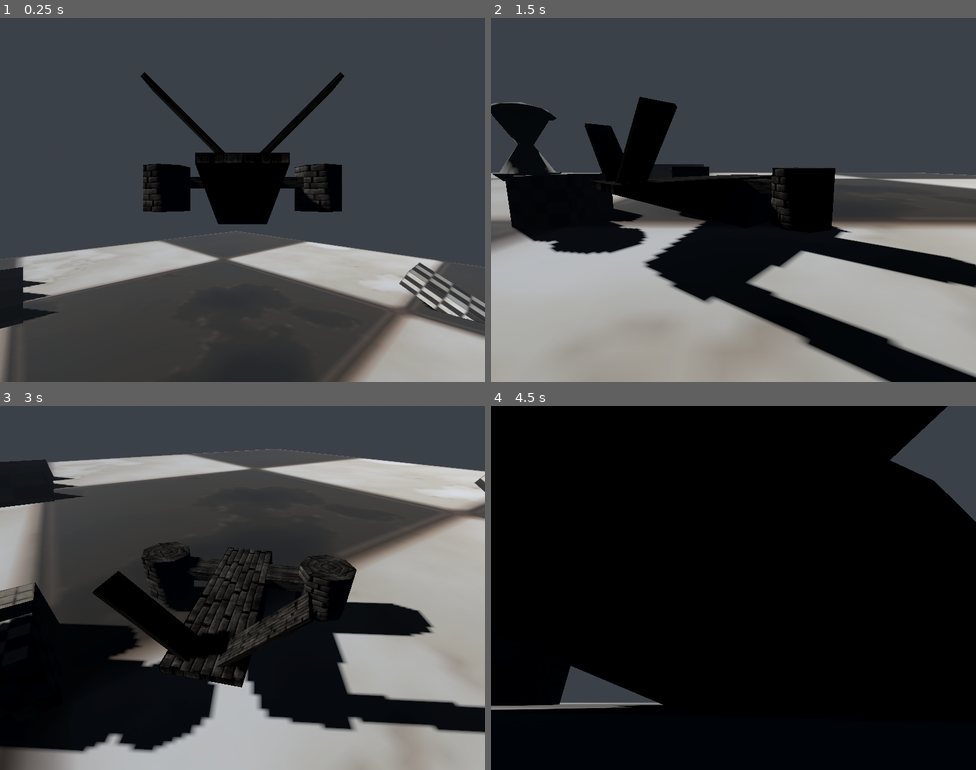
Above: before the commit, frames 1-4 (two rows, left to right).
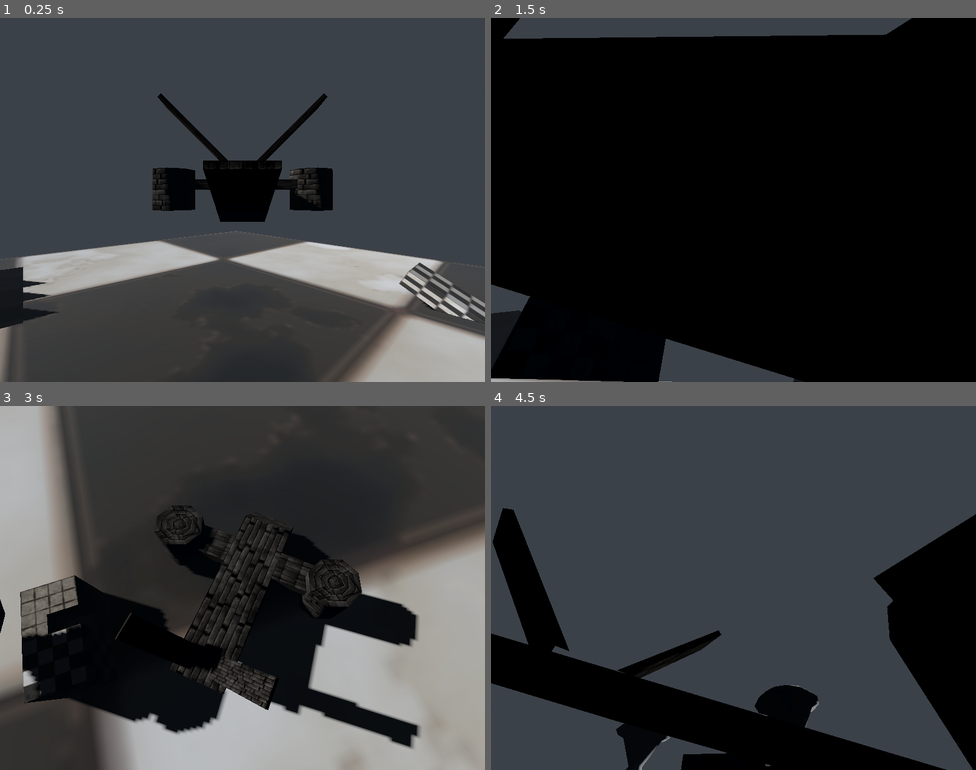
Above: after the commit, the same moments.

Repository: IzalithSky/vimana
Game: Godot game, scene res://scenes/world_0.tscn
The game is run twice, just before and just after one commit, with the same random seed, the same clock (stepped at 60 frames per second) and the same inputs.
Inputs (mouse positions are in pixels of both pictures, inside the frame that each line leads up to):
- Up to frame 1 (0.25 s): no input
- Up to frame 2 (1.5 s): move the mouse to (840, 181) at 0.52 s; hold D (roll_right, bound only after the commit) 0.53-1.28 s; hold V (toggle_autohover, bound only after the commit) 0.53-1.28 s; move the mouse to (636, 218) at 1.27 s; hold S (thrust_down, bound only before the commit) from 1.28 s (still down); tap V (toggle_autohover, bound only after the commit) at 1.35 s
- Up to frame 3 (3 s): move the mouse to (291, 507) at 2.02 s; release S (thrust_down, bound only before the commit) at 2.03 s; hold D (roll_right, bound only after the commit) 2.03-2.78 s; hold V (toggle_autohover, bound only after the commit) 2.03-2.78 s; tap Enter at 2.75 s; move the mouse to (218, 660) at 2.77 s; hold S (thrust_down, bound only before the commit) from 2.78 s (still down); tap V (toggle_autohover, bound only after the commit) at 2.85 s
- Up to frame 4 (4.5 s): move the mouse to (879, 642) at 3.52 s; release S (thrust_down, bound only before the commit) at 3.53 s; hold V (toggle_autohover, bound only after the commit) 3.53-4.28 s; hold A (roll_left, bound only after the commit) from 3.53 s (still down); move the mouse to (588, 533) at 4.27 s; tap V (toggle_autohover, bound only after the commit) at 4.35 s

The runs differ from the first frame. In frame 1, 2.6% of the frame differs, in the area x 29-71%, y 14-57%; in frame 2, 72%; in frame 3, 44%; in frame 4, 74%, in the area x 0-100%, y 0-100%.

Commit message:
simplified helicopter-like controls

Diff:
--- a/objects/vimana0.tscn
+++ b/objects/vimana0.tscn
@@ -37,12 +37,13 @@
 transform = Transform3D(1, 0, 0, 0, 1, 0, 0, 0, 1, 1.597, 0.225, 0)
 
 [node name="CSGBakedMeshInstance3D" type="MeshInstance3D" parent="."]
+transform = Transform3D(1, 0, 0, 0, 1, 0, 0, 0, 1, 0, 0, -0.520594)
 material_override = ExtResource("1_s1d72")
 mesh = SubResource("ArrayMesh_s1d72")
 skeleton = NodePath("../..")
 
 [node name="CollisionShape3D" type="CollisionShape3D" parent="."]
-transform = Transform3D(1, 0, 0, 0, 1, 0, 0, 0, 1, 0, 0, 0.5)
+transform = Transform3D(1, 0, 0, 0, 1, 0, 0, 0, 1, 0, 0, -0.0205942)
 shape = SubResource("BoxShape3D_s1d72")
 
 [node name="CSGCombiner3D" type="CSGCombiner3D" parent="."]
--- a/objects/vimana_0.gd
+++ b/objects/vimana_0.gd
@@ -1,43 +1,112 @@
+class_name Vimana
 extends RigidBody3D
 
 
-@onready var _camera := %Camera3D as Camera3D
-@onready var _camera_pivot := %CameraPivot as Node3D
-@onready var thrust_point_l = $ThrustPointL
-@onready var thrust_point_r = $ThrustPointR
+@export var input_sensitivity = 1.5
+@export var input_decay = 3.0
 
-@export_range(0.0, 0.01) var mouse_sensitivity = 0.005
+var roll_input = 0.0
+var pitch_input = 0.0
+var yaw_input = 0.0
+var throttle_input = 0.0
+
+@onready var _camera = %Camera3D
+@onready var _camera_pivot = %CameraPivot
+@export_range(0.0, 1.0) var mouse_sensitivity = 0.01
 @export var tilt_limit = deg_to_rad(75)
-@export var max_engine_thrust_force: float = 100
 
-var thrust_force_l: float = 0
-var thrust_force_r: float = 0
-var thrust_direction_l: Vector3 = Vector3.UP
-var thrust_direction_r: Vector3 = Vector3.UP
+@export var thrust_power = 200.0
+@export var torque_power = 20.0
+@export var spin_threshold = 1
 
-
-func _process(delta: float) -> void:
-	if Input.is_action_pressed("thrust_up"):
-		thrust_force_l = max_engine_thrust_force
-		thrust_force_r = max_engine_thrust_force
-	elif Input.is_action_pressed("thrust_down"):
-		thrust_force_l = -max_engine_thrust_force
-		thrust_force_r = -max_engine_thrust_force
-	else:
-		thrust_force_l = 0
-		thrust_force_r = 0
-
-
-func _physics_process(delta: float) -> void:
-	apply_central_force(global_transform.basis.y * (thrust_force_l + thrust_force_r))
-
-	#apply_constant_force(thrust_direction_l * thrust_force_l, thrust_point_l.position)
-	#apply_constant_force(thrust_direction_r * thrust_force_r, thrust_point_r.position)
+@export var pitch_gain = 0.1
+@export var roll_gain = 0.1
+@export var vertical_gain = 0.1
+@export var hover_throttle = 0.5
+@export var autohover_enabled = false
 
 
 func _unhandled_input(event: InputEvent) -> void:
 	if event is InputEventMouseMotion:
 		_camera_pivot.rotation.x -= event.relative.y * mouse_sensitivity
-		# Prevent the camera from rotating too far up or down.
 		_camera_pivot.rotation.x = clampf(_camera_pivot.rotation.x, -tilt_limit, tilt_limit)
-		_camera_pivot.rotation.y += -event.relative.x * mouse_sensitivity
+		_camera_pivot.rotation.y -= event.relative.x * mouse_sensitivity
+
+
+func _input(event: InputEvent) -> void:
+	if event.is_action_pressed("toggle_autohover"):
+		autohover_enabled = !autohover_enabled
+		print("Autohover toggled: ", autohover_enabled)
+
+
+func read_vehicle_inputs(delta: float) -> void:
+	if Input.is_action_pressed("roll_right"):
+		roll_input -= input_sensitivity * delta
+	elif Input.is_action_pressed("roll_left"):
+		roll_input += input_sensitivity * delta
+	else:
+		roll_input = move_toward(roll_input, 0, input_decay * delta)
+
+	if Input.is_action_pressed("pitch_down"):
+		pitch_input -= input_sensitivity * delta
+	elif Input.is_action_pressed("pitch_up"):
+		pitch_input += input_sensitivity * delta
+	else:
+		pitch_input = move_toward(pitch_input, 0, input_decay * delta)
+
+	if Input.is_action_pressed("yaw_right"):
+		yaw_input -= input_sensitivity * delta
+	elif Input.is_action_pressed("yaw_left"):
+		yaw_input += input_sensitivity * delta
+	else:
+		yaw_input = move_toward(yaw_input, 0, input_decay * delta)
+
+	if Input.is_action_pressed("throttle_up"):
+		throttle_input += input_sensitivity * delta
+	elif Input.is_action_pressed("throttle_down"):
+		throttle_input -= input_sensitivity * delta
+	else:
+		throttle_input = move_toward(throttle_input, 0, input_decay * delta)
+
+	roll_input = clamp(roll_input, -1, 1)
+	pitch_input = clamp(pitch_input, -1, 1)
+	yaw_input = clamp(yaw_input, -1, 1)
+	throttle_input = clamp(throttle_input, -1, 1)
+
+
+func apply_thrust_and_torque(delta: float) -> void:
+	var up_force = transform.basis.y * throttle_input * thrust_power
+	apply_central_force(up_force)
+
+	var torque = Vector3.ZERO
+	torque += transform.basis.z * roll_input * torque_power  # Roll around local Z
+	torque += transform.basis.x * pitch_input * torque_power # Pitch around local X
+	torque += transform.basis.y * yaw_input * torque_power   # Yaw around local Y
+	apply_torque(torque)
+
+
+func stabilise_rotation(delta: float) -> void:
+	if not (Input.is_action_pressed("roll_right") or Input.is_action_pressed("roll_left") or
+			Input.is_action_pressed("pitch_up") or Input.is_action_pressed("pitch_down") or
+			Input.is_action_pressed("yaw_right") or Input.is_action_pressed("yaw_left")):
+		var ang_vel = get_angular_velocity()
+		var spin = ang_vel.length()
+		if spin > 0:
+			var scale = clamp(spin / spin_threshold, 0, 1)
+			var correction_torque = -ang_vel * scale * torque_power
+			apply_torque(correction_torque)
+
+
+func _physics_process(delta: float) -> void:
+	read_vehicle_inputs(delta)
+
+	stabilise_rotation(delta)
+
+	#print("R=%+0.2f P=%+0.2f Y=%+0.2f T=%+0.2f" % [
+		#roll_input,
+		#pitch_input,
+		#yaw_input,
+		#throttle_input
+	#])
+
+	apply_thrust_and_torque(delta)
--- a/project.godot
+++ b/project.godot
@@ -23,14 +23,49 @@
 
 [input]
 
-thrust_up={
+throttle_up={
 "deadzone": 0.2,
 "events": [Object(InputEventKey,"resource_local_to_scene":false,"resource_name":"","device":-1,"window_id":0,"alt_press …(192 unchanged characters)…
 ]
 }
-thrust_down={
+throttle_down={
 "deadzone": 0.2,
 "events": [Object(InputEventKey,"resource_local_to_scene":false,"resource_name":"","device":-1,"window_id":0,"alt_press …(192 unchanged characters)…
+]
+}
+roll_left={
+"deadzone": 0.2,
+"events": [Object(InputEventKey,"resource_local_to_scene":false,"resource_name":"","device":-1,"window_id":0,"alt_pressed":false,"shift_pressed":false,"ctrl_pressed":false,"meta_pressed":false,"pressed":false,"keycode":0,"physical_keycode":65,"key_label":0,"unicode":97,"location":0,"echo":false,"script":null)
+]
+}
+roll_right={
+"deadzone": 0.2,
+"events": [Object(InputEventKey,"resource_local_to_scene":false,"resource_name":"","device":-1,"window_id":0,"alt_pressed":false,"shift_pressed":false,"ctrl_pressed":false,"meta_pressed":false,"pressed":false,"keycode":0,"physical_keycode":68,"key_label":0,"unicode":100,"location":0,"echo":false,"script":null)
+]
+}
+yaw_left={
+"deadzone": 0.2,
+"events": [Object(InputEventKey,"resource_local_to_scene":false,"resource_name":"","device":-1,"window_id":0,"alt_pressed":false,"shift_pressed":false,"ctrl_pressed":false,"meta_pressed":false,"pressed":false,"keycode":0,"physical_keycode":81,"key_label":0,"unicode":113,"location":0,"echo":false,"script":null)
+]
+}
+yaw_right={
+"deadzone": 0.2,
+"events": [Object(InputEventKey,"resource_local_to_scene":false,"resource_name":"","device":-1,"window_id":0,"alt_pressed":false,"shift_pressed":false,"ctrl_pressed":false,"meta_pressed":false,"pressed":false,"keycode":0,"physical_keycode":69,"key_label":0,"unicode":101,"location":0,"echo":false,"script":null)
+]
+}
+pitch_up={
+"deadzone": 0.2,
+"events": [Object(InputEventKey,"resource_local_to_scene":false,"resource_name":"","device":-1,"window_id":0,"alt_pressed":false,"shift_pressed":false,"ctrl_pressed":false,"meta_pressed":false,"pressed":false,"keycode":0,"physical_keycode":32,"key_label":0,"unicode":32,"location":0,"echo":false,"script":null)
+]
+}
+pitch_down={
+"deadzone": 0.2,
+"events": [Object(InputEventKey,"resource_local_to_scene":false,"resource_name":"","device":-1,"window_id":0,"alt_pressed":false,"shift_pressed":false,"ctrl_pressed":false,"meta_pressed":false,"pressed":false,"keycode":0,"physical_keycode":4194326,"key_label":0,"unicode":0,"location":0,"echo":false,"script":null)
+]
+}
+toggle_autohover={
+"deadzone": 0.2,
+"events": [Object(InputEventKey,"resource_local_to_scene":false,"resource_name":"","device":-1,"window_id":0,"alt_pressed":false,"shift_pressed":false,"ctrl_pressed":false,"meta_pressed":false,"pressed":false,"keycode":0,"physical_keycode":86,"key_label":0,"unicode":118,"location":0,"echo":false,"script":null)
 ]
 }
 
--- /dev/null
+++ b/scenes/debug_draw_3d.gd
@@ -0,0 +1,40 @@
+extends Control
+
+@export var vimana: Vimana
+
+var camera: Camera3D
+
+
+func _ready():
+	camera = vimana._camera
+
+func _draw():
+	if not vimana or not camera:
+		return
+
+	var motors = vimana.motors
+	var up_dir = vimana.global_transform.basis.y
+
+	# Draw motor thrust directions
+	for motor_pos in motors:
+		var global_motor_pos = vimana.global_transform.origin + motor_pos
+		var thrust_tip = global_motor_pos + up_dir * 2.0
+		var screen_start = camera.unproject_position(global_motor_pos)
+		var screen_end = camera.unproject_position(thrust_tip)
+		draw_line(screen_start, screen_end, Color.GREEN, 2)
+
+	var desired_vector = Vector3(vimana.roll_input, 0, vimana.pitch_input)
+	if desired_vector.length() > 0.01:
+		desired_vector = desired_vector.normalized()
+		var global_input_pos = vimana.global_transform.origin
+		var input_tip = global_input_pos + vimana.global_transform.basis * desired_vector * 3.0
+		var screen_start = camera.unproject_position(global_input_pos)
+		var screen_end = camera.unproject_position(input_tip)
+		draw_line(screen_start, screen_end, Color.YELLOW, 3)
+
+func draw_triangle(pos, dir, size, color):
+	var perpendicular = Vector2(-dir.y, dir.x)
+	var point1 = pos + dir * size
+	var point2 = pos + perpendicular * (size * 0.5)
+	var point3 = pos - perpendicular * (size * 0.5)
+	draw_polygon(PackedVector2Array([point1, point2, point3]), PackedColorArray([color]))
--- a/scenes/world_0.tscn
+++ b/scenes/world_0.tscn
@@ -209,3 +209,13 @@
 
 [node name="vimana0" parent="objects" instance=ExtResource("5_bcyrs")]
 transform = Transform3D(0.681296, 0, 0.732008, 0, 1, 0, -0.732008, 0, 0.681296, 0, 6.01464, -3.85471)
+
+[node name="ui" type="Node3D" parent="."]
+
+[node name="DebugOverlay" type="CanvasLayer" parent="ui"]
+
+[node name="DebugDraw3D" type="Control" parent="ui/DebugOverlay"]
+layout_mode = 3
+anchors_preset = 0
+offset_right = 40.0
+offset_bottom = 40.0
Not shown, added: scenes/debug_draw_3d.gd.uid
